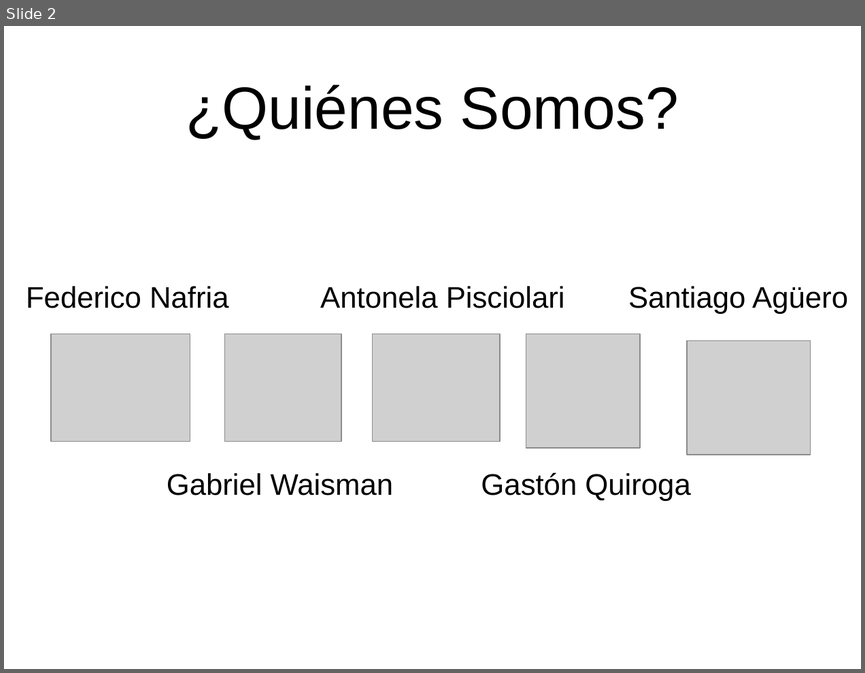
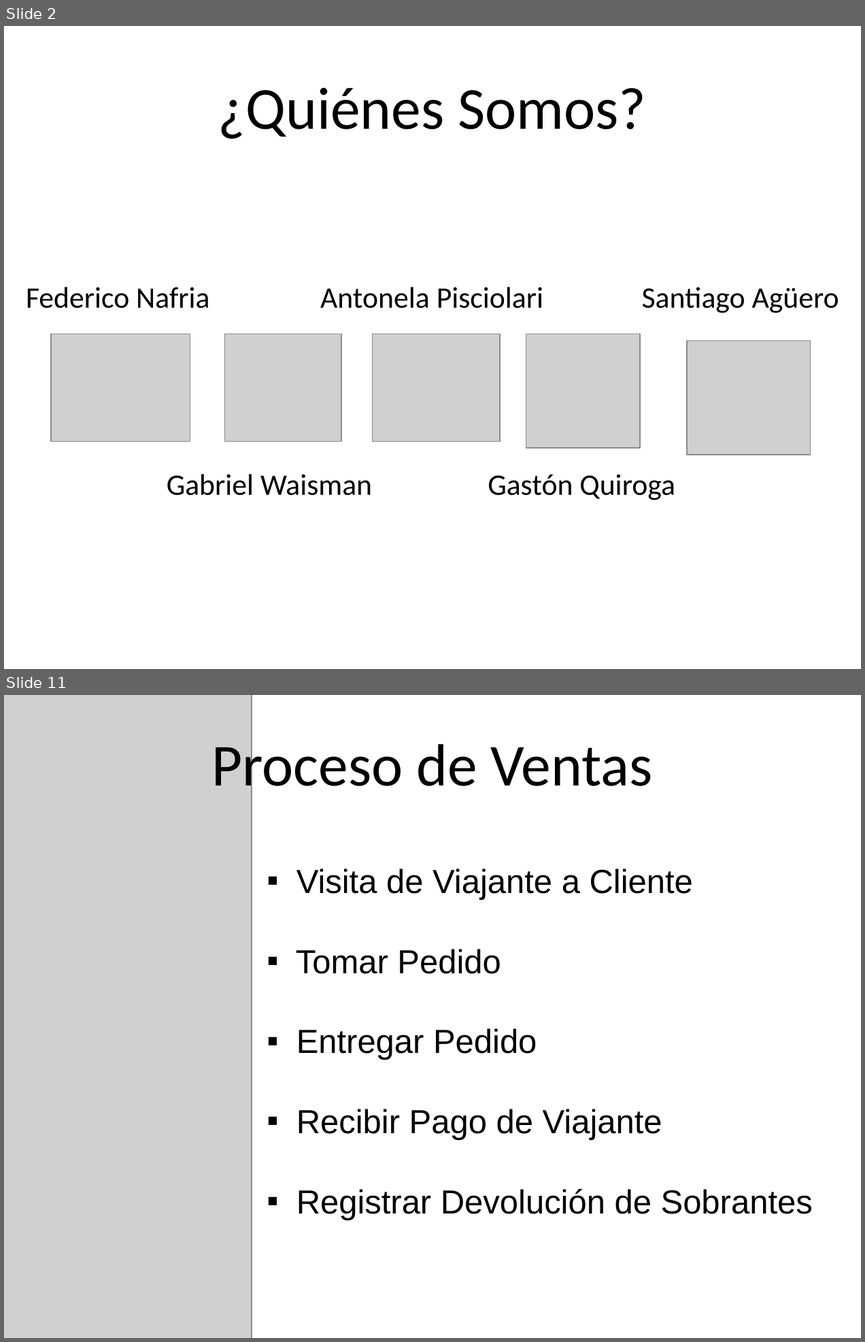
Before and after one commit to raulcareno/fruterio-kiwi-team, a slide deck: Presentaciones/Informe Preliminar.pptx. Shown one above the other, each under a label of ours: slide 2 before the commit, slides 2 and 11 after it; the slides between them are not shown. The pictures are 865x673 and 865x1342 pixels, drawn with LibreOffice and Linux fonts; fonts in the diff are those of the drawing; grey boxes stand for pictures; background and template pictures are left out. Boxes give left, top, right and bottom in pixels: in the first picture for what was removed or moved away, otherwise in the second. Text is boxed around its words. In the diff, an @@ line names an element or a change of style, - is before the commit and + after.

```diff
--- a/Presentaciones/Informe Preliminar.pptx
+++ b/Presentaciones/Informe Preliminar.pptx
@@ slide 11 added at (4, 695, 861, 1338), background picture (left out) @@
@@ picture added at (4, 695, 252, 1338) @@
@@ title added at (211, 736, 652, 800), 50 pt, text #000000 @@
+Proceso de Ventas
@@ text added at (296, 868, 813, 1220), 28 pt, text #000000 @@
+▪ Visita de Viajante a Cliente
+▪ Tomar Pedido
+▪ Entregar Pedido
+▪ Recibir Pago de Viajante
+▪ Registrar Devolución de Sobrantes
@@ slide 2 changed as well @@
@@ font Arial to Calibri in 6 elements at (218, 88, 646, 139), (167, 473, 372, 495), (320, 286, 543, 308), (26, 286, 209, 308), (487, 474, 675, 500), (642, 286, 839, 313) @@
@@ text "Santiago Agüero": place and size @@
-text "Santiago Agüero" at (628, 286, 848, 314)
+text "Santiago Agüero" at (642, 286, 839, 313)
@@ text "Gastón Quiroga": place and size @@
-text "Gastón Quiroga" at (481, 472, 690, 501)
+text "Gastón Quiroga" at (487, 474, 675, 500)
```
Also in this commit, not shown: 23 other slides added, 5 slides removed.
